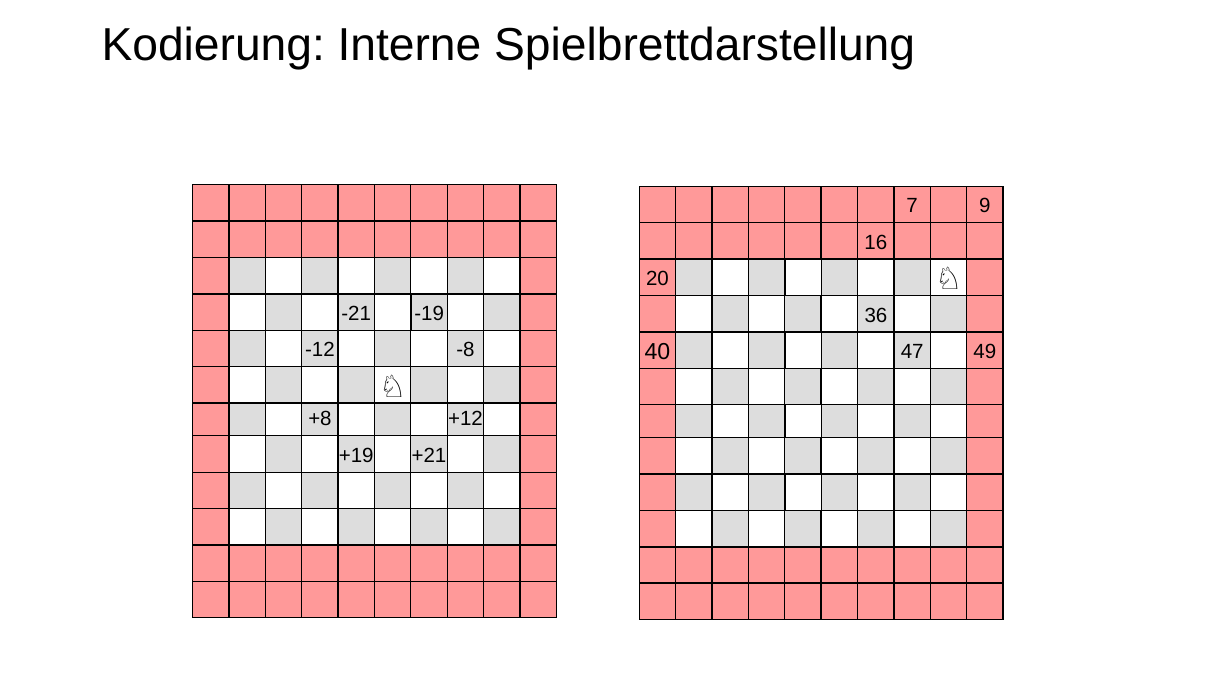
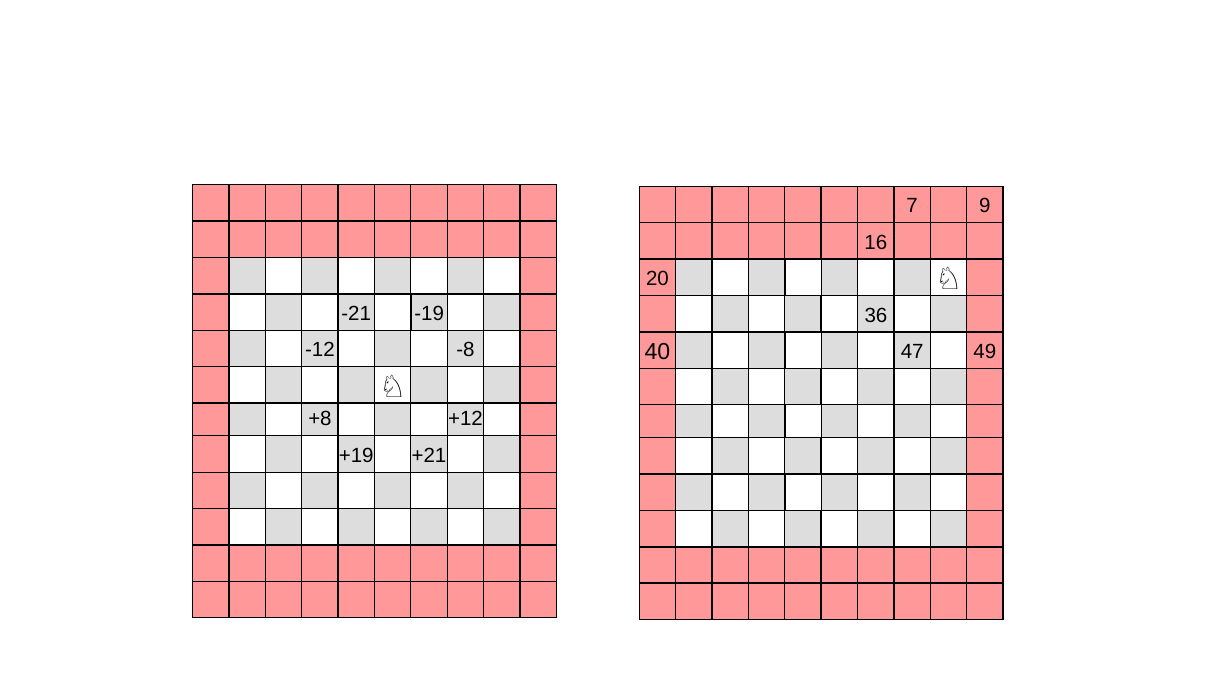
Before and after one commit to denkspuren/plj, a slide deck: slide 4 of KodierungUndRepräsentation/KodierungUndRepräsentation.pptx (slide 3 before the commit). Drawn at 1232x693 pixels with LibreOffice and Linux fonts; fonts in the diff are those of the drawing. Boxes give left, top, right and bottom in pixels: in the first picture for what was removed or moved away, otherwise in the second. Text is boxed around its words. In the diff, an @@ line names an element or a change of style, - is before the commit and + after.

```diff
--- a/KodierungUndRepräsentation/KodierungUndRepräsentation.pptx
+++ b/KodierungUndRepräsentation/KodierungUndRepräsentation.pptx
@@ title removed at (102, 26, 915, 70) @@
-Kodierung: Interne Spielbrettdarstellung
```
Also in this commit, not shown: 2 other slides changed, 1 slide added, 2 other files.
